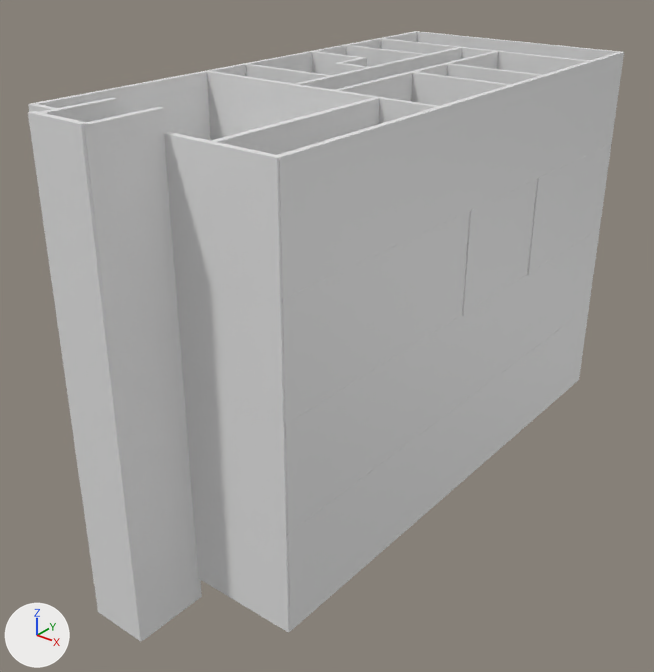
The FBX model Assets/Objects/andares.fbx, before and after one commit.
Rendered twice from a camera (50 mm lens) standing at (18.3, -25.1, 8.8) and looking at (0.0, -2.2, -5.3). Every picture has the same lights, and +X, +Y and +Z are marked at lower left. Where no turn or scale is listed for an object, it has been applied to the vertices.

In view in the first picture: 'chao 1.001', 'chao 1.002', 'chao 1.003', 'chao 1.005', 'chao 1.018', 'chao 1.020', 'chao 1.030', 'chao 1.032', 'chao 1.041', 'chao 1.043', 'chao 1.048', 'chao 1.049'.
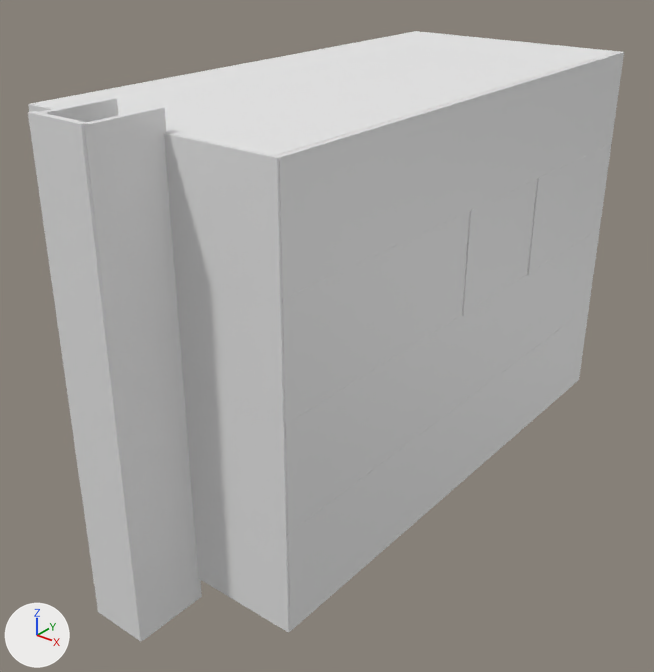
What differs and where, as boxes (x1, y1, x2, y2) in the pictures (654 x 672 px):
'Teto', added
    after: (33, 31, 618, 156)
'chao 1.005', unchanged, covered by the edit
    before: (205, 71, 442, 140)
'chao 1.002', unchanged, covered by the edit
    before: (31, 31, 417, 141)
    after: (31, 31, 415, 104)
'chao 1.009', unchanged, covered by the edit
    before: (210, 98, 379, 155)
'chao 1.004', unchanged, covered by the edit
    both: (415, 31, 624, 143)

The change, as a diff of the scene's bpy script:
```diff
--- a/Assets/Objects/andares.fbx.py
+++ b/Assets/Objects/andares.fbx.py
@@ ob_teto @@
+ob_teto = bpy.data.objects.new('Teto', me_cube.copy())  # the mesh of ob_chao_1
+ob_teto.location = (0.0, 0.0, 3.41)
```
